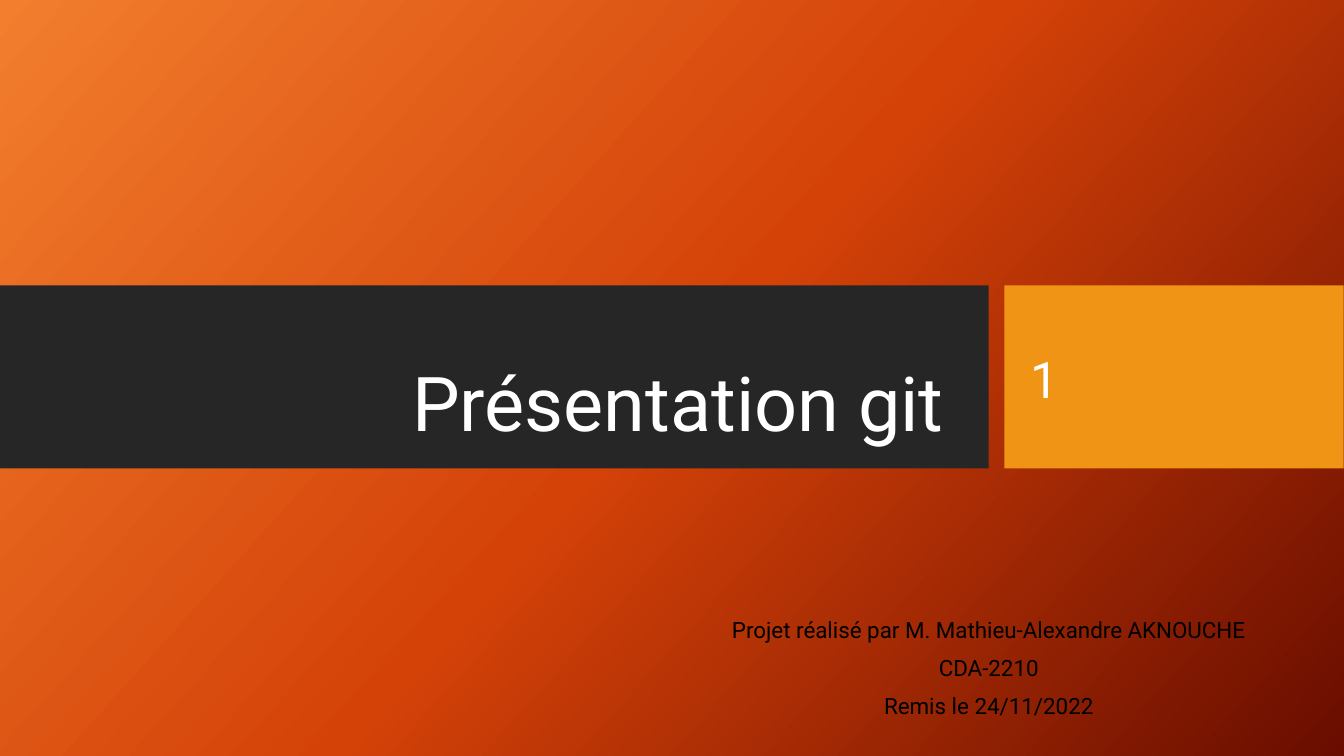
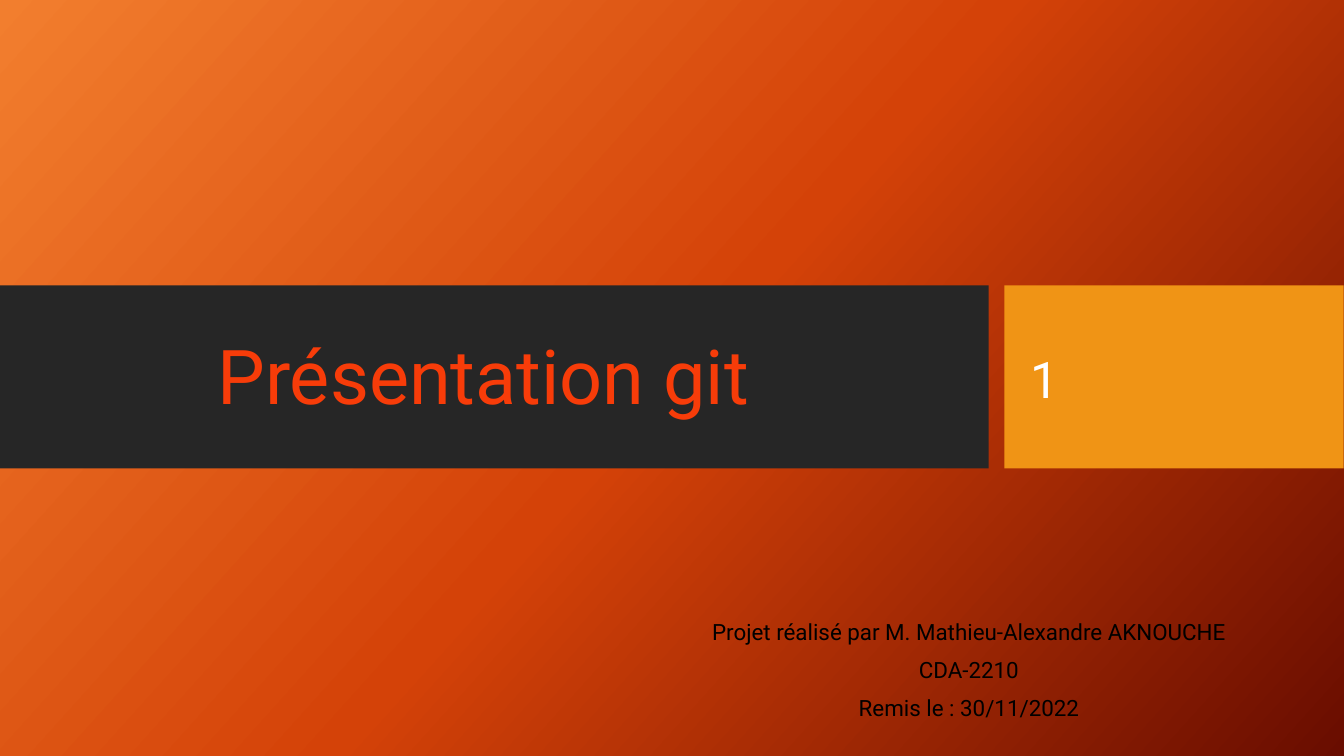
Before and after one commit to Math-Alex83/Expos-_git_cda_2210, a slide deck: slide 1 of Présentation_Git_CDA_2210.pptx. Drawn at 1344x756 pixels with LibreOffice and Linux fonts; fonts in the diff are those of the drawing; background and template pictures are left out. Boxes give left, top, right and bottom in pixels: in the first picture for what was removed or moved away, otherwise in the second. Text is boxed around its words. In the diff, an @@ line names an element or a change of style, - is before the commit and + after.

```diff
--- a/Présentation_Git_CDA_2210.pptx
+++ b/Présentation_Git_CDA_2210.pptx
@@ title "Présentation git": place and size @@
-title "Présentation git" at [412,374,944,447]
+title "Présentation git" at [217,347,749,420]
@@ title "Présentation git" at [217,347,749,420]: text colour #FFFFFF to #F73C09; alignment right to centre @@
@@ subtitle "Projet réalisé par M. Mathieu-Alexandre ...": place and size @@
-subtitle "Projet réalisé par M. Mathieu-Alexandre ..." at [732,621,1245,716]
+subtitle "Projet réalisé par M. Mathieu-Alexandre ..." at [712,623,1225,718]
@@ subtitle at [859,699,1079,718]: text changed @@
-Remis le 24/11/2022
+Remis le : 30/11/2022
```
Also in this commit, not shown: 6 other slides changed, 1 other file.
